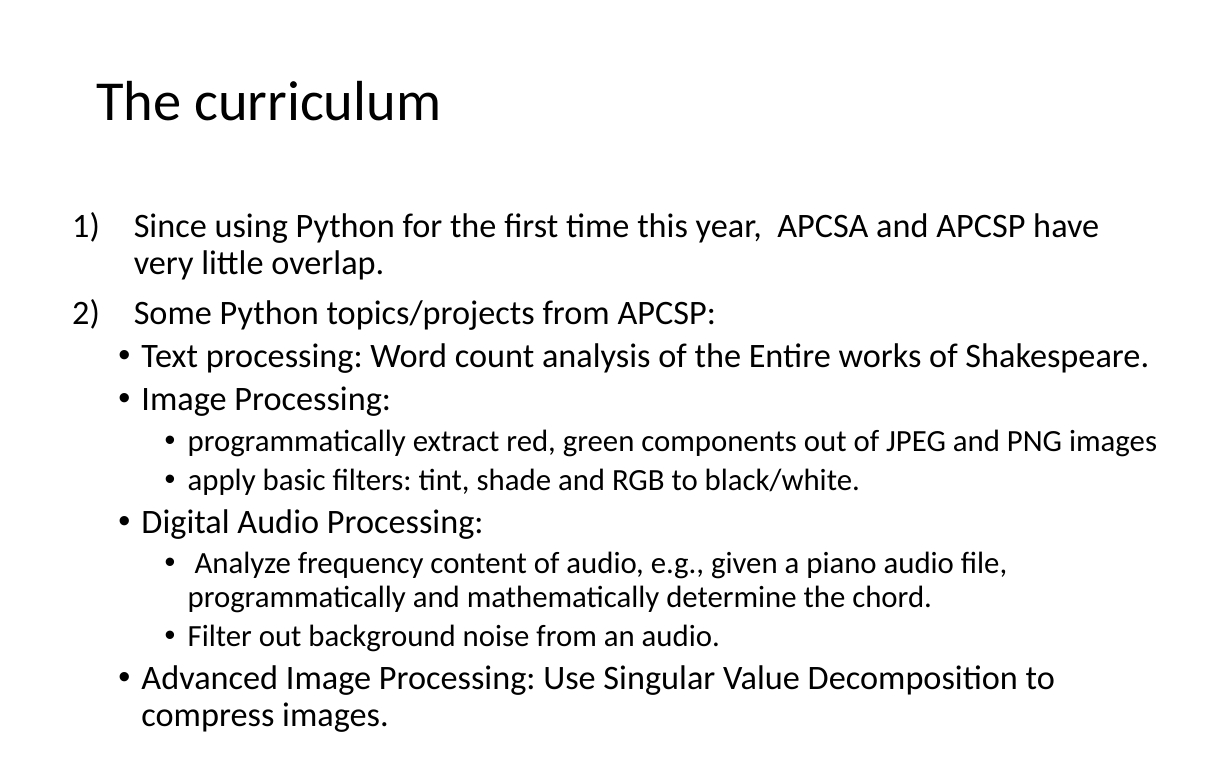
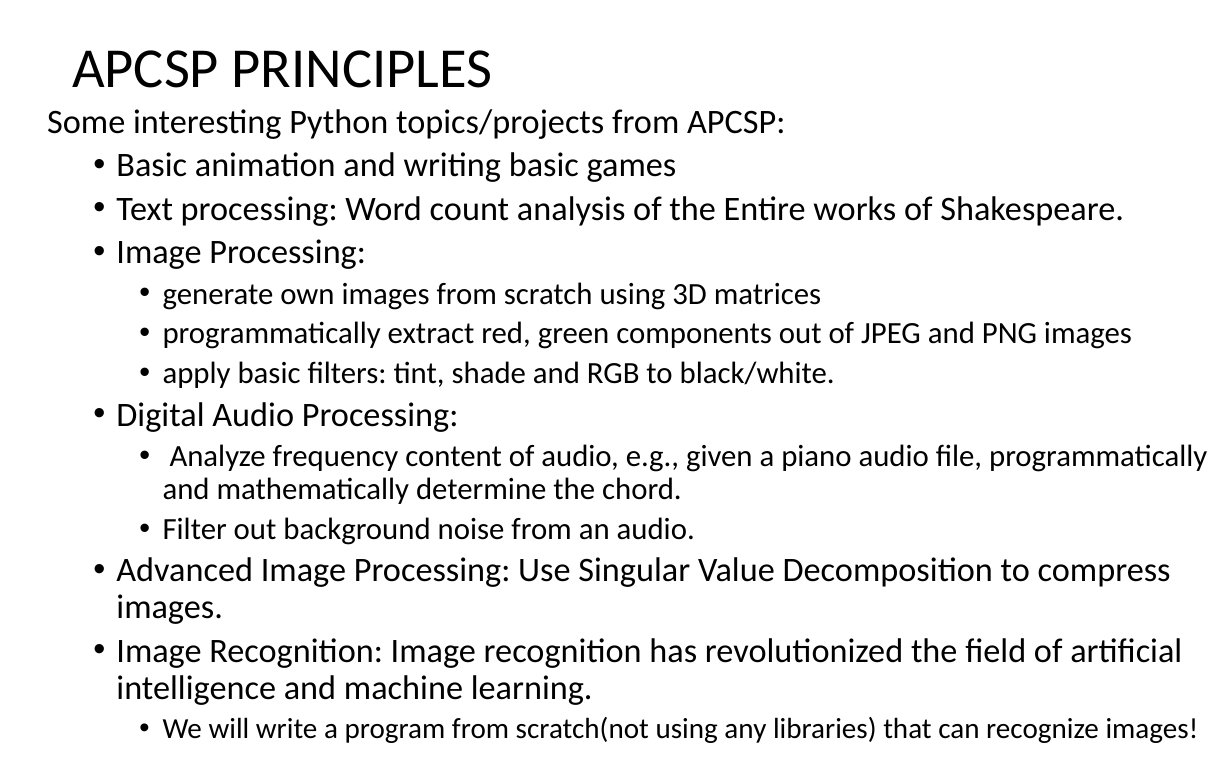
Before and after one commit to LongBaoNguyen/longbaonguyen.github.io, a slide deck: slide 3 of courses/apcsp/apcspwhy.pptx. Drawn at 1232x770 pixels with LibreOffice and Linux fonts; fonts in the diff are those of the drawing; background and template pictures are left out. Boxes give left, top, right and bottom in pixels: in the first picture for what was removed or moved away, otherwise in the second. Text is boxed around its words. In the diff, an @@ line names an element or a change of style, - is before the commit and + after.

```diff
--- a/courses/apcsp/apcspwhy.pptx
+++ b/courses/apcsp/apcspwhy.pptx
@@ title at (x1=72, y1=50, x2=492, y2=88): text changed @@
-The curriculum
+APCSP PRINCIPLES
@@ text "Some interesting Python topics/projects from ..." moved from (x1=134, y1=213, x2=1157, y2=732) to (x1=47, y1=109, x2=1207, y2=743) @@
@@ text at (x1=47, y1=109, x2=785, y2=182): text changed @@
-1) Since using Python for the first time this year, APCSA and APCSP have very little overlap.
-2) Some Python topics/projects from APCSP:
+Some interesting Python topics/projects from APCSP:
+  • Basic animation and writing basic games
@@ text at (x1=163, y1=282, x2=821, y2=310): paragraph added @@
+    • generate own images from scratch using 3D matrices
@@ text at (x1=116, y1=638, x2=1199, y2=743): paragraphs added @@
+  • Image Recognition: Image recognition has revolutionized the field of artificial intelligence and machine learning.
+    • We will write a program from scratch(not using any libraries) that can recognize images!
```
Also in this commit, not shown: 2 other slides changed, 2 slides added, 2 slides removed, 5 other files.
